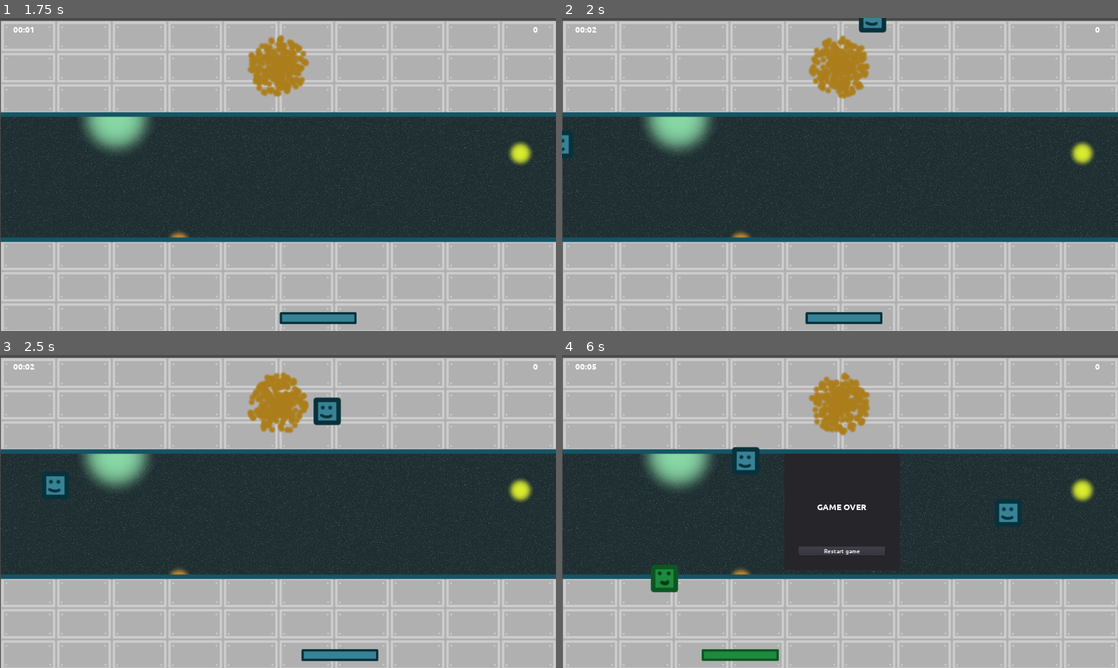
Above: before the commit, frames 1-4 (two rows, left to right).
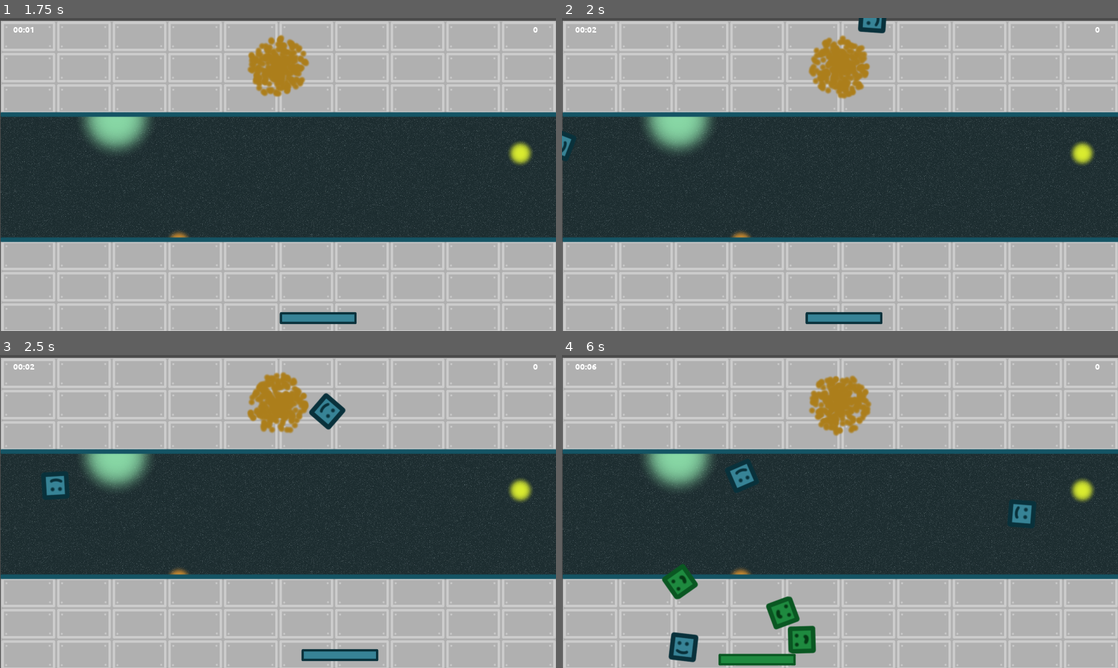
Above: after the commit, the same moments.

Repository: moisesjbc/ludum-dare-53
Game: Godot game, scene res://gameplay/main/main.tscn
The game is run twice, just before and just after one commit, with the same random seed, the same clock (stepped at 60 frames per second) and the same inputs.
Inputs:
- Up to frame 1 (1.75 s): tap Enter at 0.5 s; hold Right (ui_right) 0.53-1.28 s; tap Space at 0.77, 1.52 s; hold Left (ui_left) from 1.28 s (still down)
- Up to frame 2 (2 s): keep holding Left (ui_left)
- Up to frame 3 (2.5 s): release Left (ui_left) at 2.03 s; hold Right (ui_right) from 2.03 s (still down)
- Up to frame 4 (6 s): tap Space at 3.02, 3.77, 4.52 s; release Right (ui_right) at 3.53 s; hold Left (ui_left) 3.53-5.78 s; hold Right (ui_right) from 5.78 s (still down)

Frame 1 is identical in both runs. In frame 2, 0.1% of the frame differs, in the area x 0-59%, y 0-46%; in frame 3, 0.4%; in frame 4, 5.0%, in the area x 5-86%, y 2-100%.

Commit message:
Add random rotation to boxes

Diff:
--- a/godot-project/gameplay/box/box.gd
+++ b/godot-project/gameplay/box/box.gd
@@ -8,7 +8,7 @@
 var box_generator
 var speed = 400
 var colors
-
+var rotation_velocity = 0
 
 func set_type(new_type):
 	type = new_type
@@ -20,9 +20,15 @@
 
 func set_velocity(new_velocity):
 	velocity = new_velocity
+	var rotation_multiplier = 1
+	if randi() % 2:
+		rotation_multiplier = -1
+	rotation_velocity = rotation_multiplier * (2 + randi() % 4)
+
 
 
 func _process(delta):
+	rotate(rotation_velocity * delta)
 	var collision = move_and_collide(velocity * speed * delta)
 	if collision:
 		print("collision between ", name, " and ", collision.collider.name)
